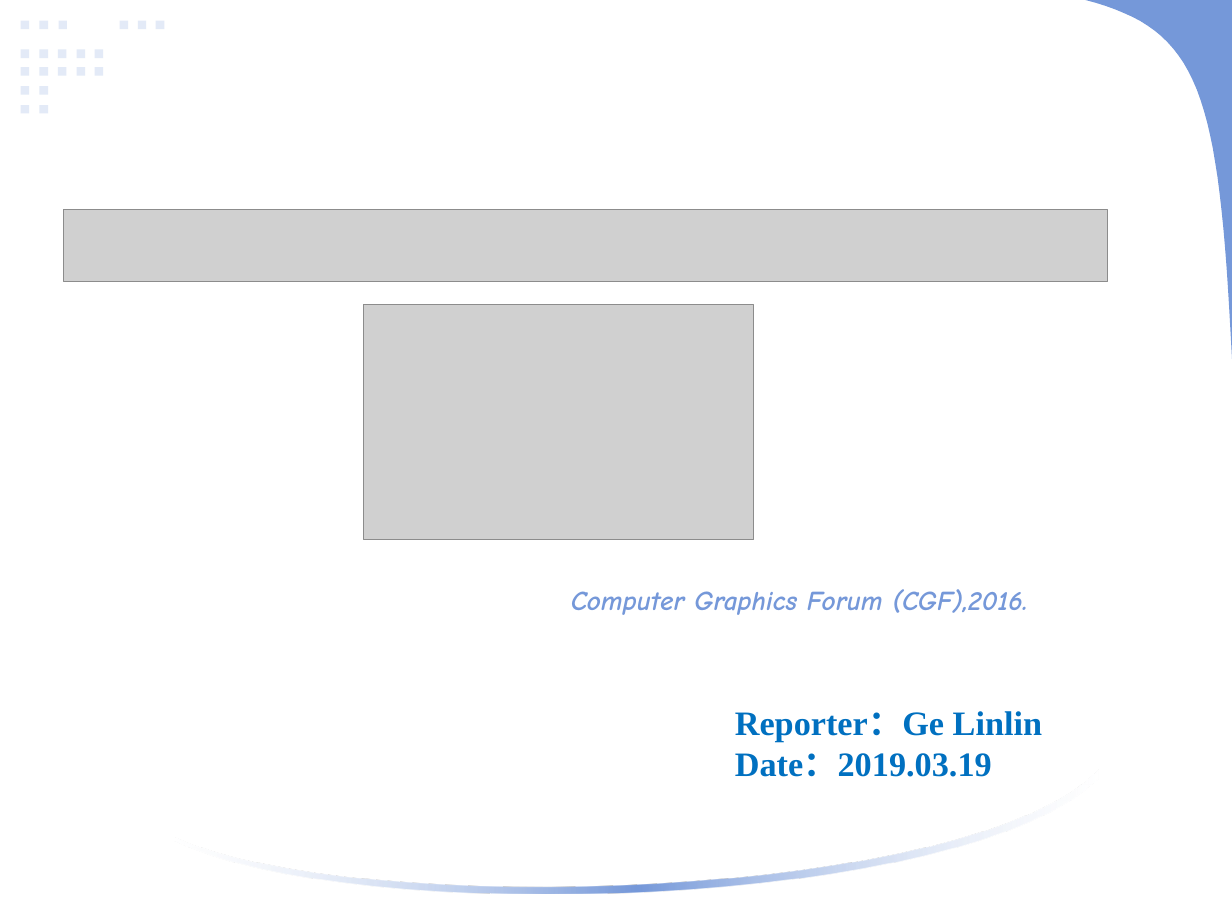
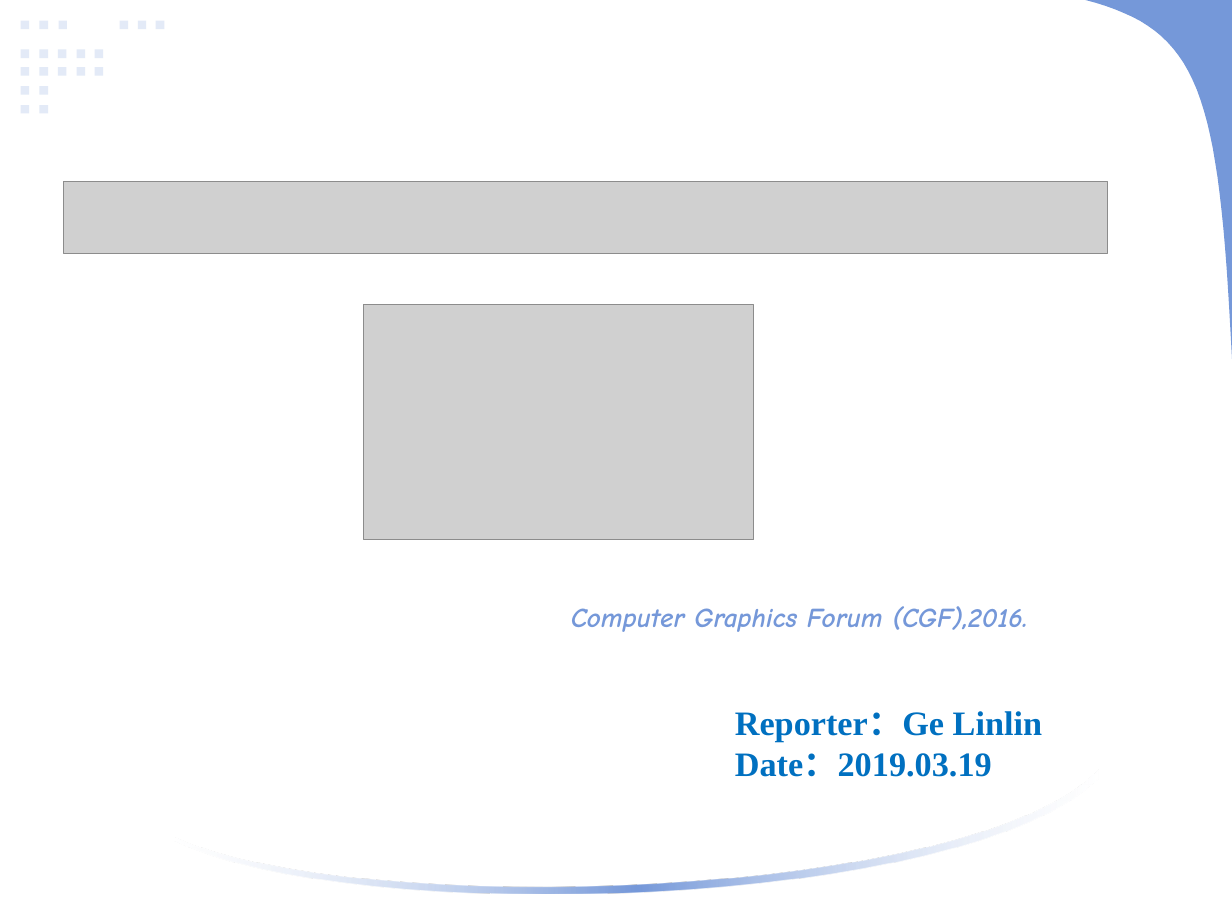
Before and after one commit to linlinge/mondy-speech, a slide deck: slide 1 of 1st March 25, 2019.pptx. Drawn at 1232x924 pixels with LibreOffice and Linux fonts; fonts in the diff are those of the drawing; grey boxes stand for pictures. Boxes give left, top, right and bottom in pixels: in the first picture for what was removed or moved away, otherwise in the second. Text is boxed around its words. In the diff, an @@ line names an element or a change of style, - is before the commit and + after.

```diff
--- a/1st March 25, 2019.pptx
+++ b/1st March 25, 2019.pptx
@@ picture: place and size @@
-picture at (64,209,1109,281)
+picture at (64,181,1109,253)
@@ text "Computer Graphics Forum (CGF),2016.": place and size @@
-text "Computer Graphics Forum (CGF),2016." at (571,589,1027,615)
+text "Computer Graphics Forum (CGF),2016." at (571,606,1027,632)
```
Also in this commit, not shown: 2 other slides changed, 12 slides added, 18 slides removed, 7 other files.
